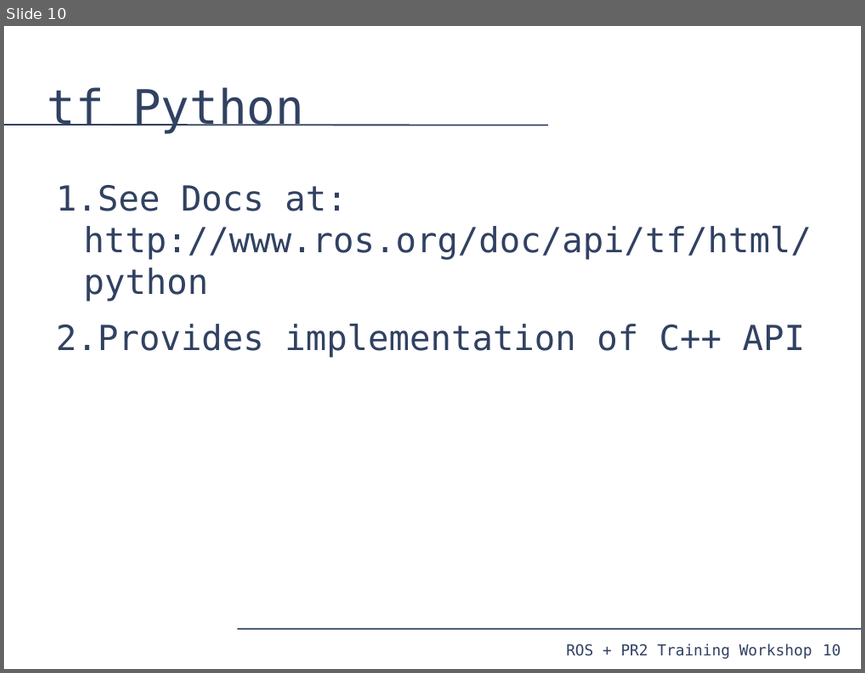
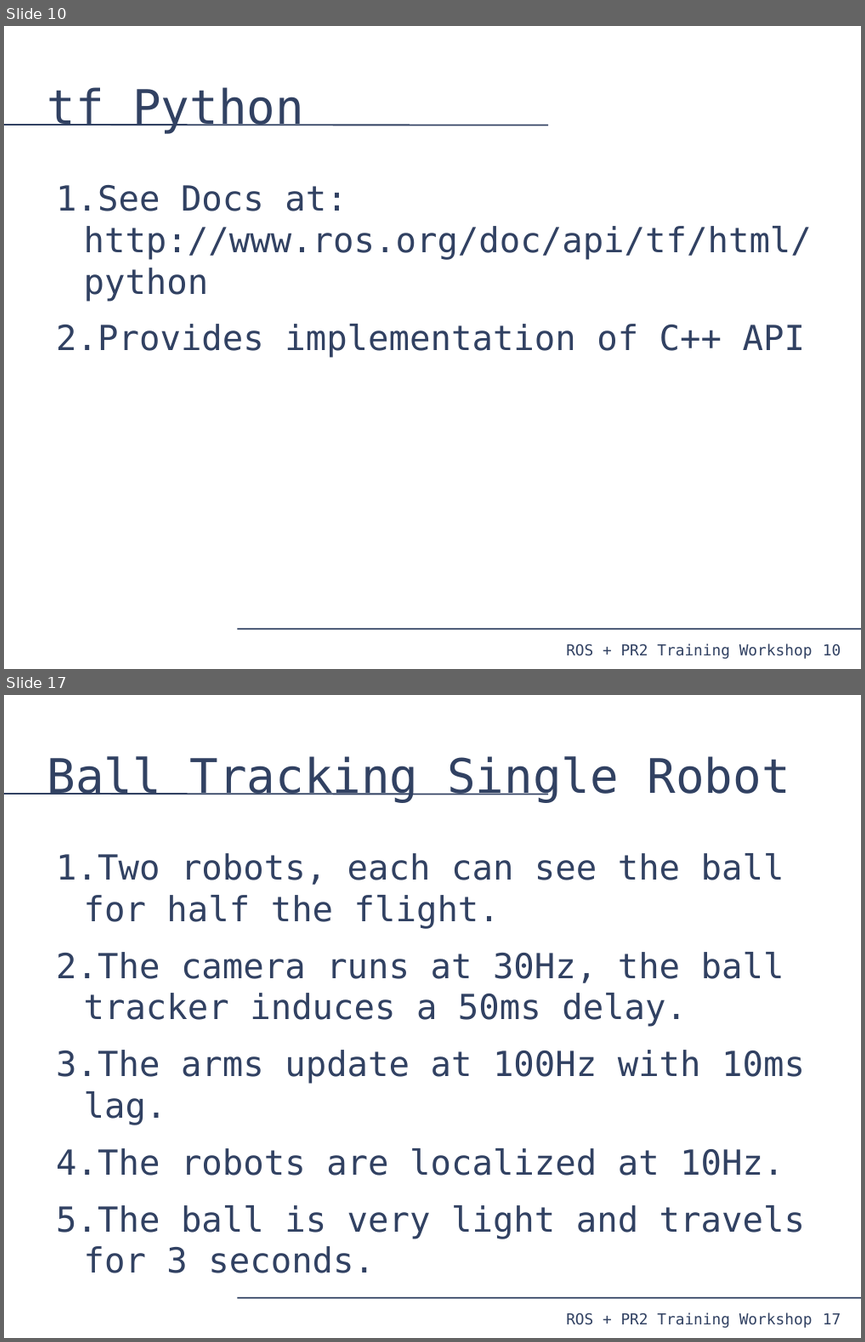
Before and after one commit to PR2/pr2_docs, a slide deck: pr2_training_workshop/tf/tf_training.odp. Shown one above the other, each under a label of ours: slide 10 before the commit, slides 10 and 17 after it; the slides between them are not shown. The pictures are 865x673 and 865x1342 pixels, drawn with LibreOffice and Linux fonts; fonts in the diff are those of the drawing. Boxes give left, top, right and bottom in pixels: in the first picture for what was removed or moved away, otherwise in the second. Text is boxed around its words. In the diff, an @@ line names an element or a change of style, - is before the commit and + after.

```diff
--- a/pr2_training_workshop/tf/tf_training.odp
+++ b/pr2_training_workshop/tf/tf_training.odp
@@ slide 17 added at <box>4,695,861,1338</box>, background #FFFFFF; not listed: 4 template elements that a slide beside it also shows @@
@@ title added at <box>46,756,790,803</box>, 44 pt, text #314162 @@
+Ball Tracking Single Robot
@@ text added at <box>56,853,805,1273</box>, 32 pt, text #314162 @@
+1. Two robots, each can see the ball for half the flight.
+2. The camera runs at 30Hz, the ball tracker induces a 50ms delay.
+3. The arms update at 100Hz with 10ms lag.
+4. The robots are localized at 10Hz.
+5. The ball is very light and travels for 3 seconds.
```
Also in this commit, not shown: 1 slide changed, 9 other slides added, 1 slide removed.
